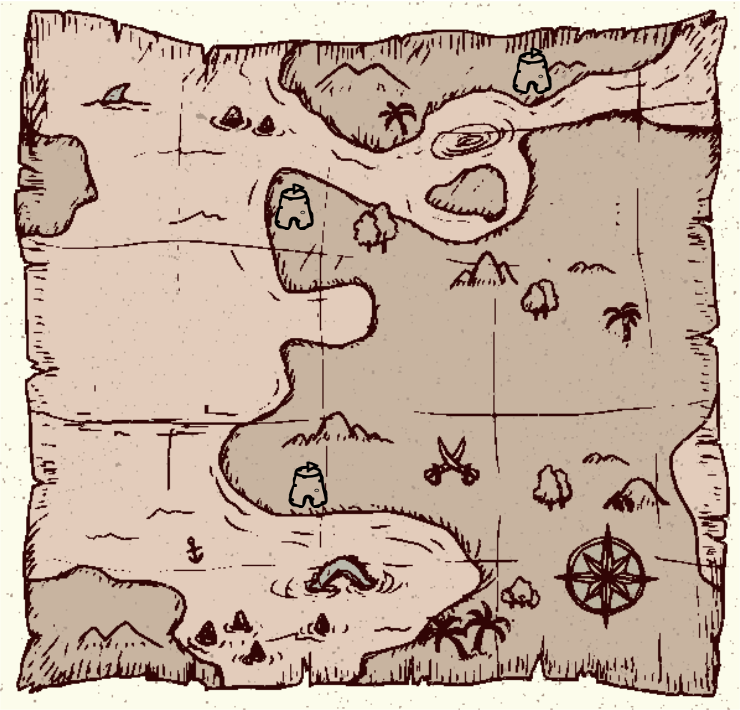
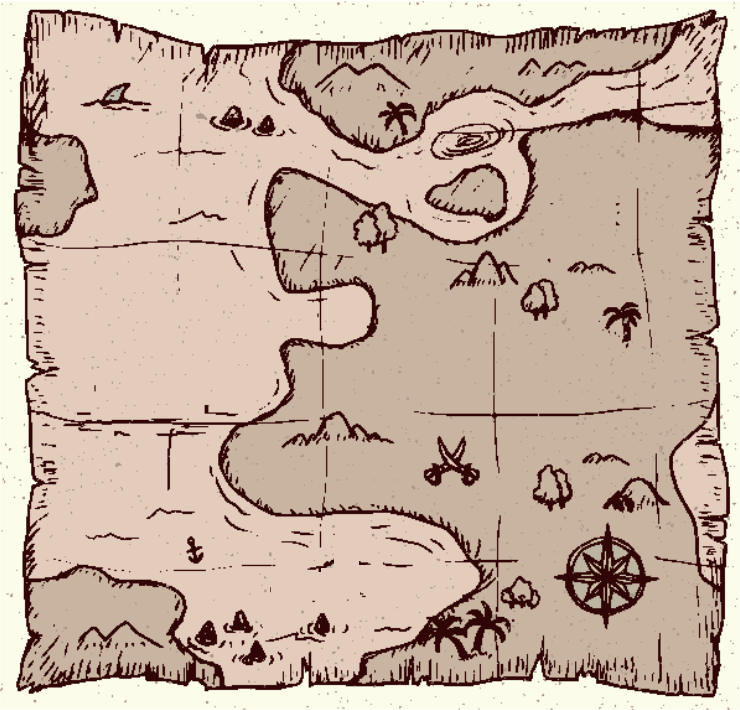
The second 740 × 710 image is a revision of the first. Changes to its layers:
hid "city icons" over left=274, top=47, right=553, bottom=508
showed "map", painted on it over left=16, top=11, right=719, bottom=693
